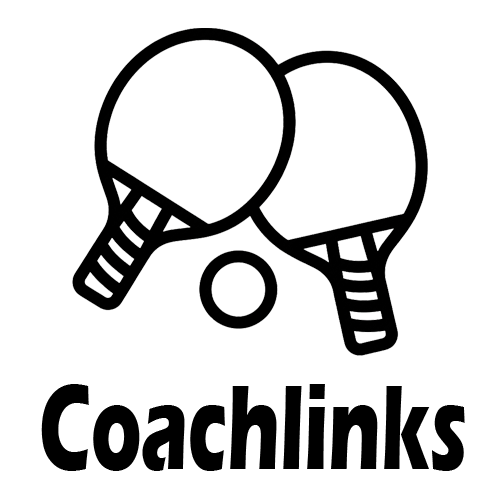
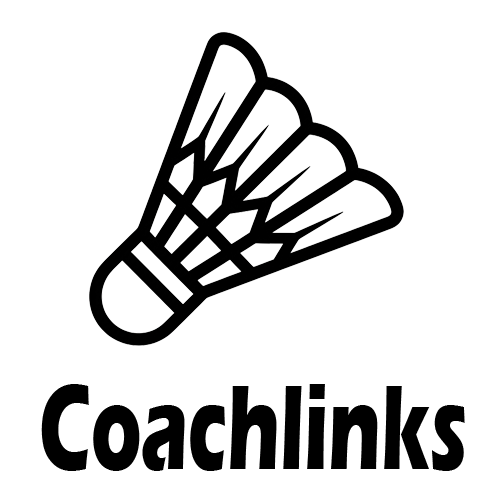
Before/after of a 500 x 500 layered artwork. What changed in the layer stack:
showed "圖層 8" over [89, 32, 404, 346]
hid "圖層 7" over [72, 28, 428, 356]